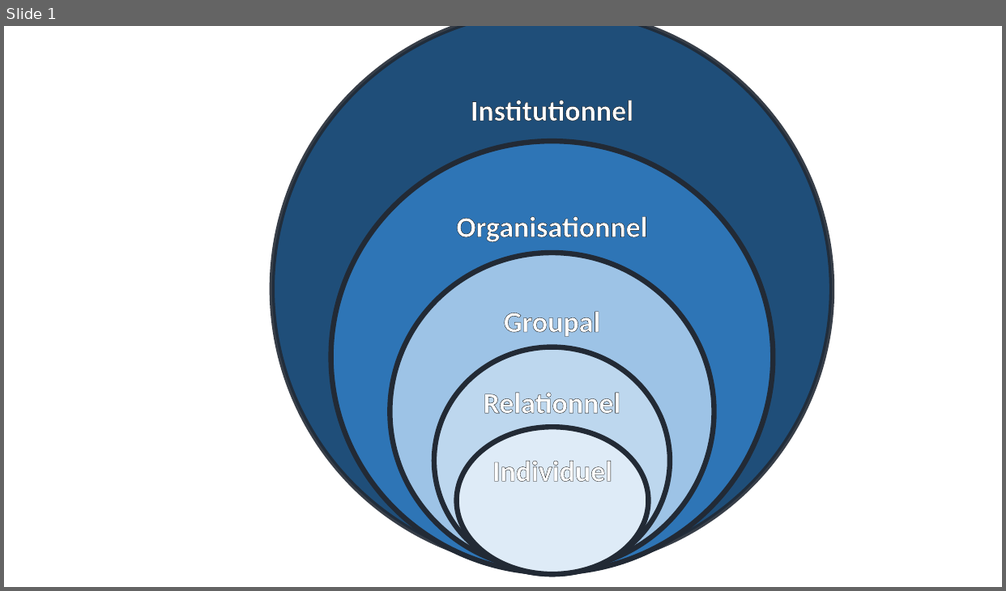
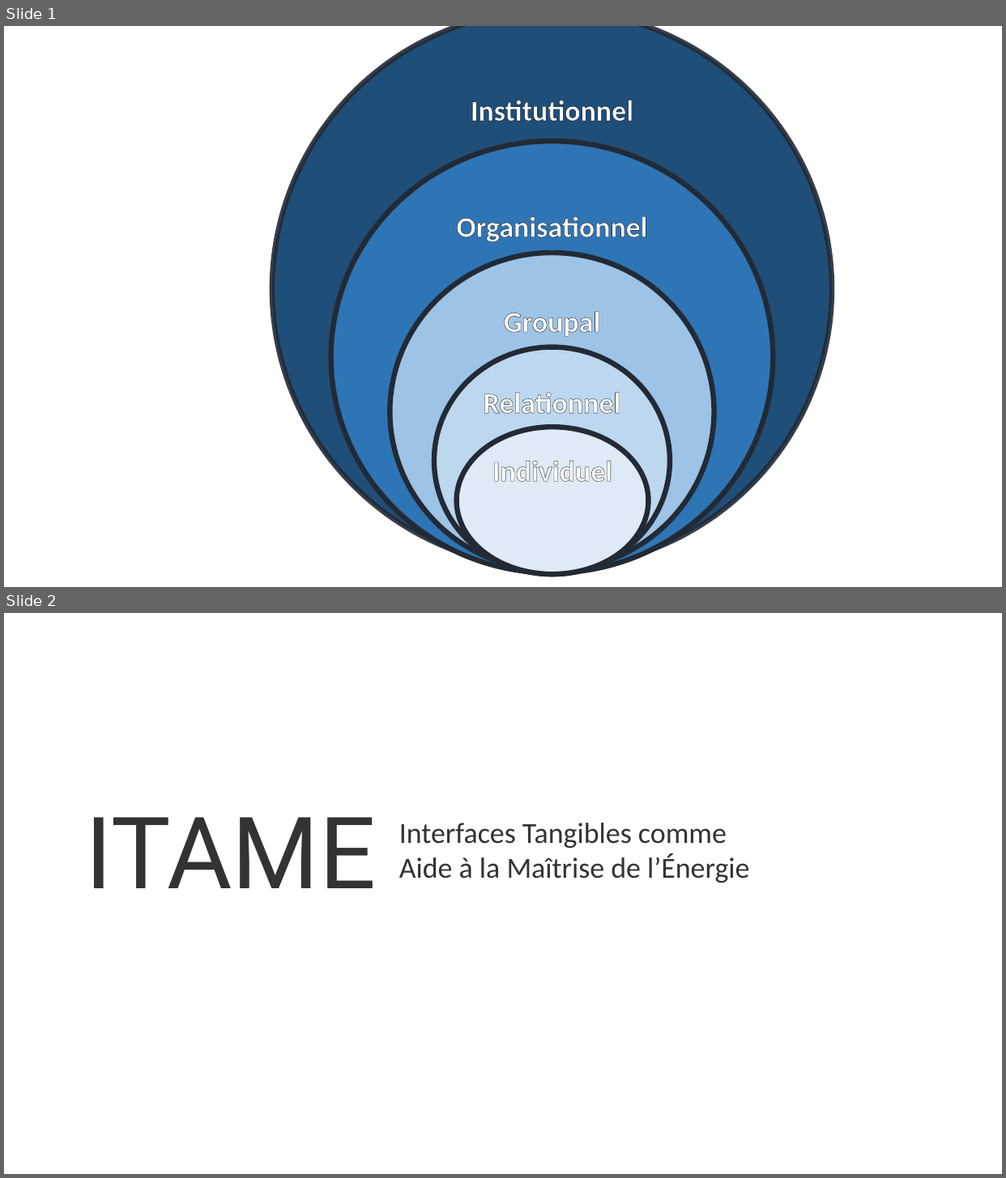
Before and after one commit to avatar56/itame, a slide deck: images/Présentation1.pptx. Shown one above the other, each under a label of ours: slide 1 before the commit, slides 1 and 2 after it. The pictures are 1006x591 and 1006x1178 pixels, drawn with LibreOffice and Linux fonts; fonts in the diff are those of the drawing. Boxes give left, top, right and bottom in pixels: in the first picture for what was removed or moved away, otherwise in the second. Text is boxed around its words. In the diff, an @@ line names an element or a change of style, - is before the commit and + after.

```diff
--- a/images/Présentation1.pptx
+++ b/images/Présentation1.pptx
@@ slide 2 added at (x1=4, y1=613, x2=1002, y2=1174), background #FFFFFF @@
@@ text added at (x1=86, y1=817, x2=376, y2=888), 96 pt, text #333333 @@
+ITAME
@@ text added at (x1=399, y1=823, x2=749, y2=883), 28 pt, text #333333 @@
+  Interfaces Tangibles comme Aide à la Maîtrise de l’Énergie
```
Also in this commit, not shown: 22 other files.
